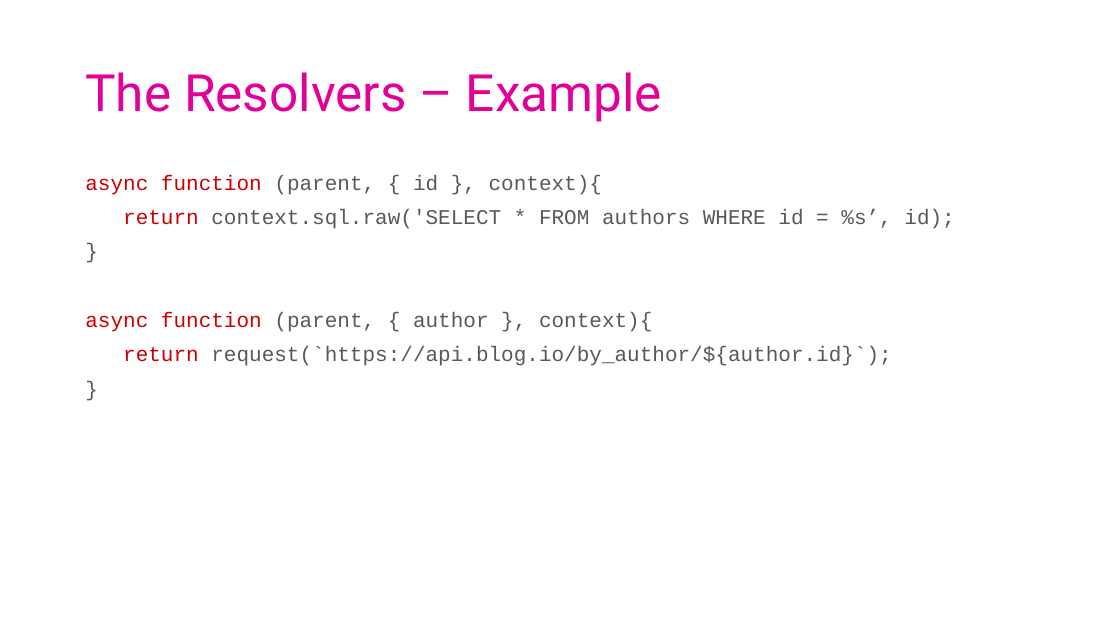
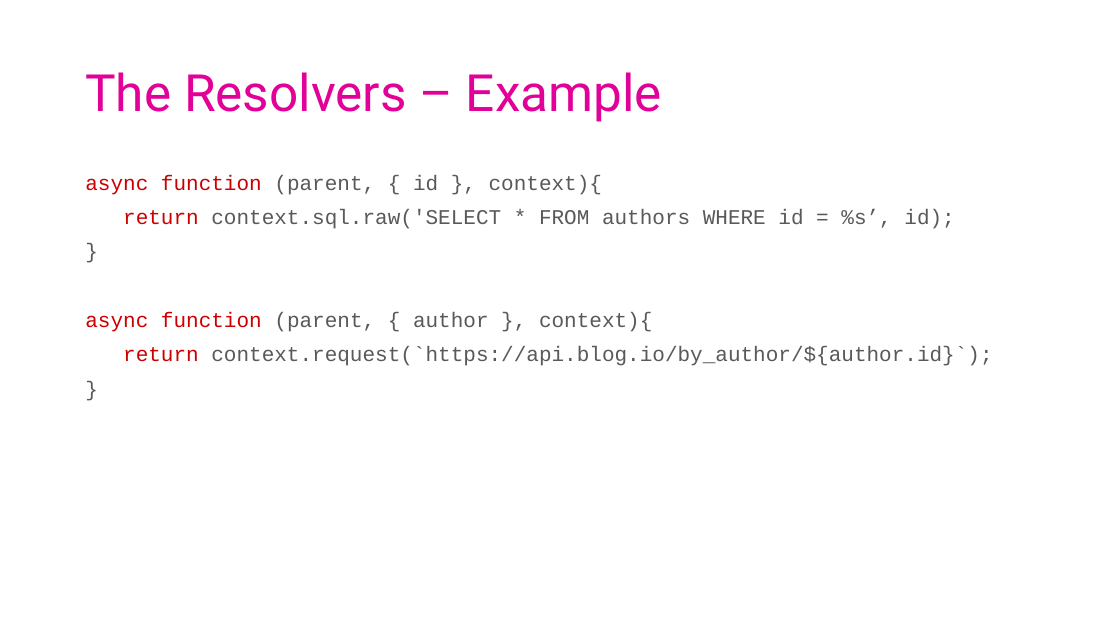
Before and after one commit to ArneSchulze/GraphQL, a slide deck: slide 13 of slides.pptx. Drawn at 1120x630 pixels with LibreOffice and Linux fonts; fonts in the diff are those of the drawing. Boxes give left, top, right and bottom in pixels: in the first picture for what was removed or moved away, otherwise in the second. Text is boxed around its words. In the diff, an @@ line names an element or a change of style, - is before the commit and + after.

Commit message:
Update slides

```diff
--- a/slides.pptx
+++ b/slides.pptx
@@ text at (x1=123, y1=346, x2=992, y2=366): text changed @@
-return request(`https://api.blog.io/by_author/${author.id}`);
+return context.request(`https://api.blog.io/by_author/${author.id}`);
```
